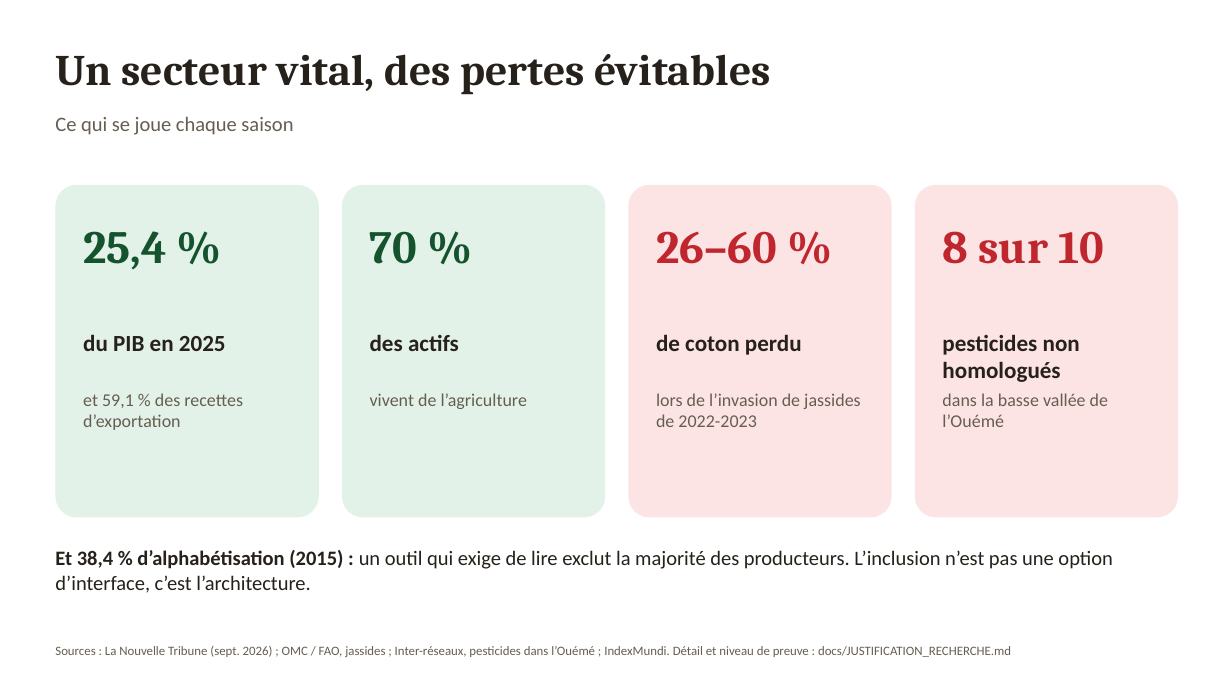
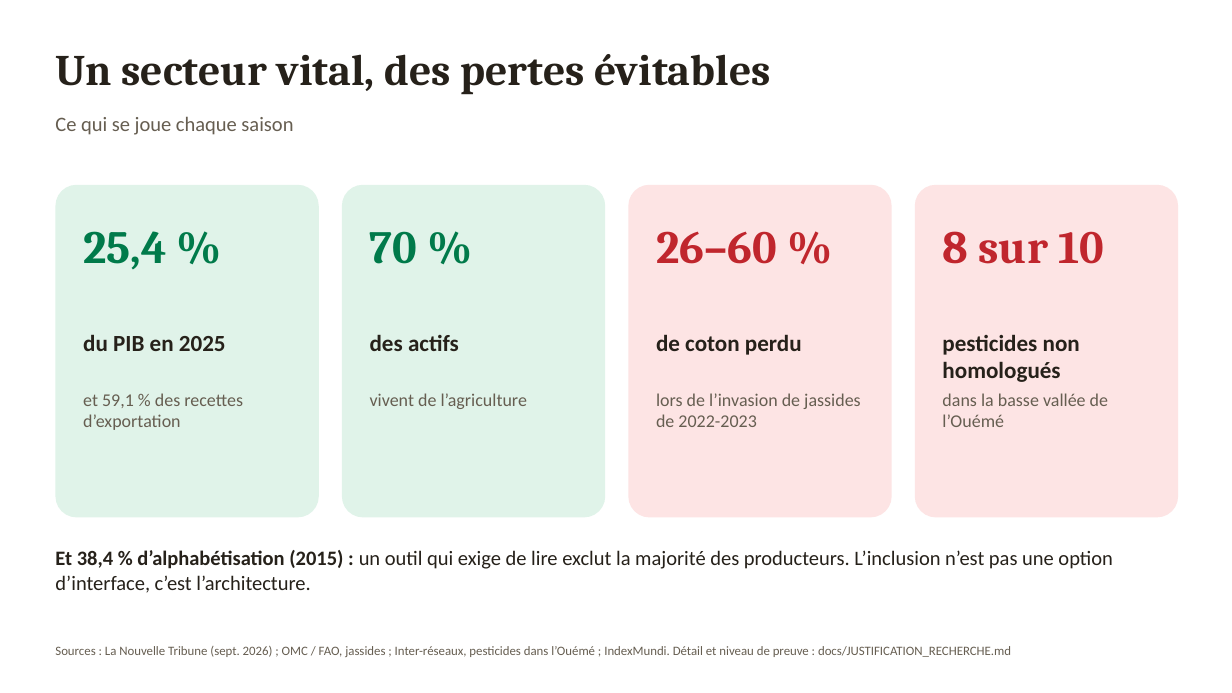
Before and after one commit to misterkante/alerteagri, a slide deck: slide 2 of docs/presentation/AlerteAgri-presentation.pptx. Drawn at 1232x693 pixels with LibreOffice and Linux fonts; fonts in the diff are those of the drawing. Boxes give left, top, right and bottom in pixels: in the first picture for what was removed or moved away, otherwise in the second. Text is boxed around its words. In the diff, an @@ line names an element or a change of style, - is before the commit and + after.

```diff
--- a/docs/presentation/AlerteAgri-presentation.pptx
+++ b/docs/presentation/AlerteAgri-presentation.pptx
@@ rounded rectangle at box(55, 185, 319, 518): fill #E3F2E8 to #E0F3E9 @@
@@ rounded rectangle at box(342, 185, 605, 518): fill #E3F2E8 to #E0F3E9 @@
@@ text "25,4 %" at box(83, 231, 167, 269): text colour #14532D to #007A4A @@
@@ text "70 %" at box(370, 231, 417, 264): text colour #14532D to #007A4A @@
```
Also in this commit, not shown: 12 other slides changed.
